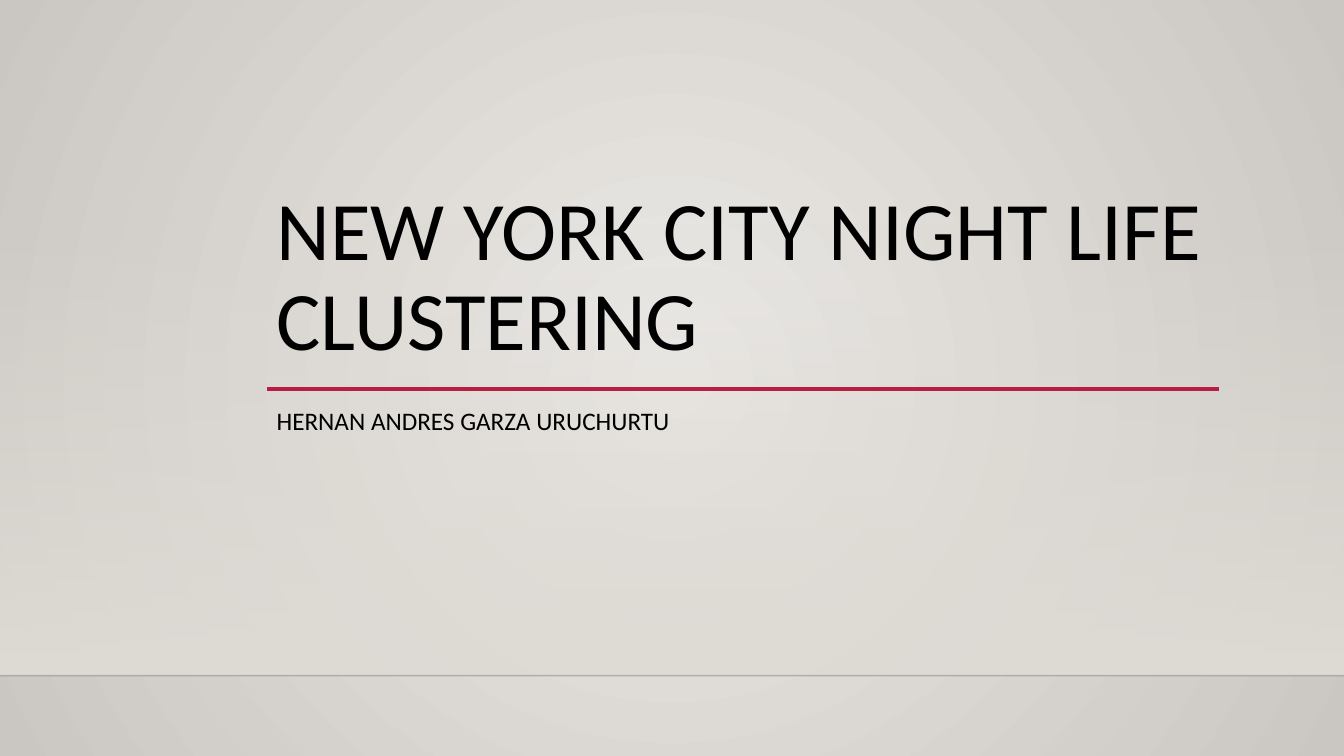
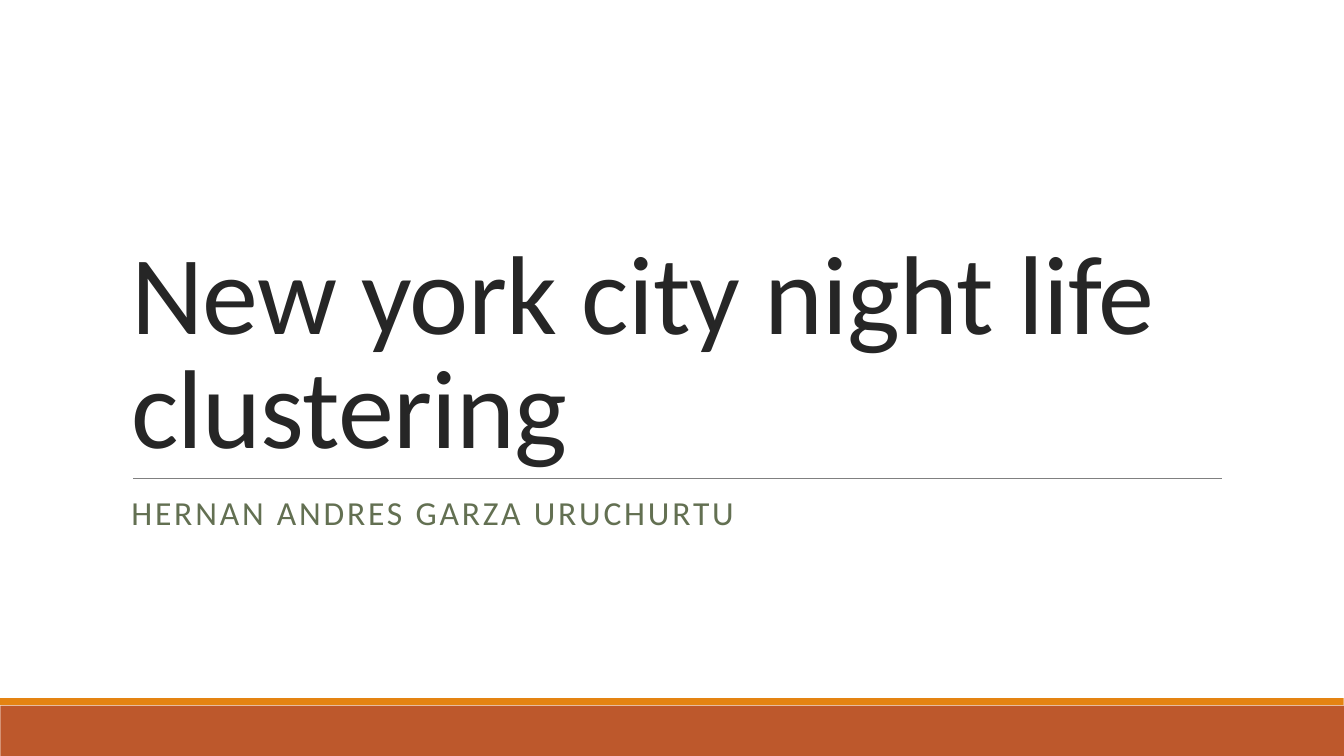
Before and after one commit to andresuru13/NewYorkNightLife, a slide deck: slide 1 of New york city night life clustering.pptx. Drawn at 1344x756 pixels with LibreOffice and Linux fonts; fonts in the diff are those of the drawing; background and template pictures are left out. Boxes give left, top, right and bottom in pixels: in the first picture for what was removed or moved away, otherwise in the second. Text is boxed around its words. In the diff, an @@ line names an element or a change of style, - is before the commit and + after.

```diff
--- a/New york city night life clustering.pptx
+++ b/New york city night life clustering.pptx
@@ background gradient #ECEAE7 to #CAC7C1 to #FFFFFF @@
@@ rectangle removed at <box>0,223,1344,676</box> @@
@@ title at <box>131,256,1154,468</box>: text changed; size 59.4 to 80 pt; text colour #000000 to #262626 @@
-NEW YORK CITY NIGHT LIFE CLUSTERING
+New york city night life clustering
@@ line removed from (266, 389) to (1219, 389) @@
@@ line added from (133, 479) to (1222, 479), #808080 0.5 pt @@
@@ subtitle "HERNAN ANDRES GARZA URUCHURTU": place and size @@
-subtitle "HERNAN ANDRES GARZA URUCHURTU" at <box>277,413,669,430</box>
+subtitle "HERNAN ANDRES GARZA URUCHURTU" at <box>131,503,734,525</box>
@@ subtitle "HERNAN ANDRES GARZA URUCHURTU" at <box>131,503,734,525</box>: size 18 to 24 pt, text colour #000000 to #637052, letter spacing 0 to 2 pt; line spacing 1.2 to 0.9; more space between paragraphs @@
@@ line removed from (0, 676) to (1344, 676) @@
@@ rectangle added at <box>0,706,1344,756</box>, fill #BD582C @@
@@ rectangle added at <box>0,699,1344,706</box>, fill #E48312 @@
```
Also in this commit, not shown: 8 other slides changed.
